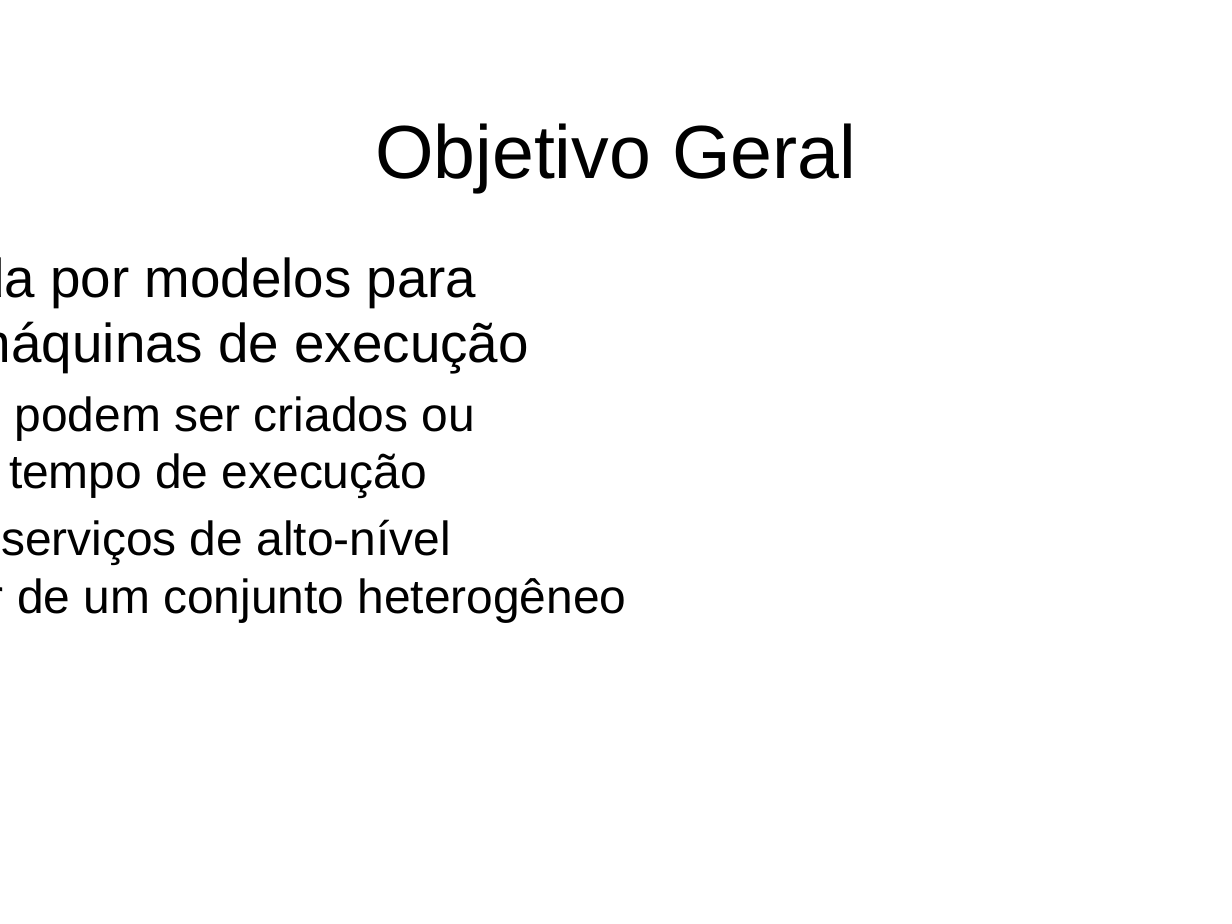
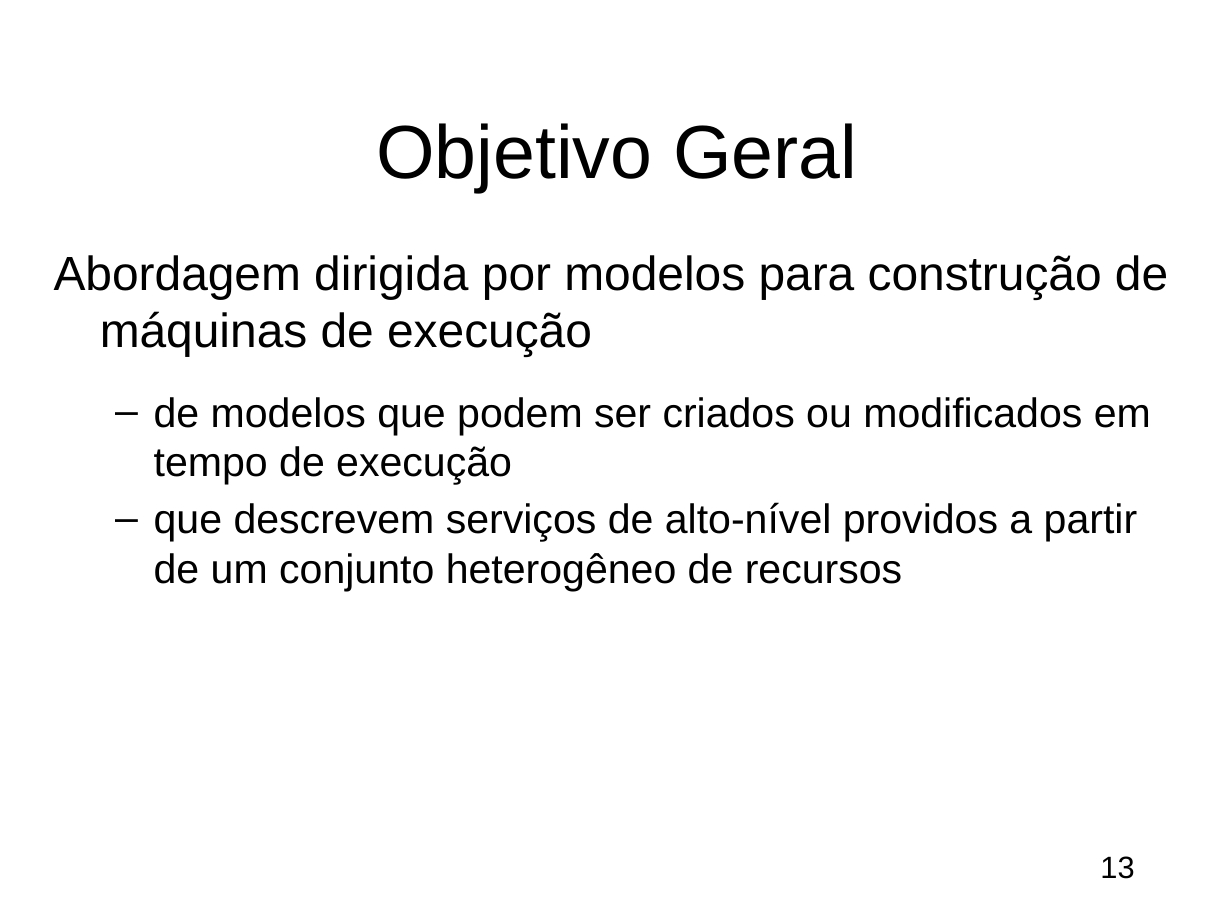
Before and after one commit to gcms/ncb, a slide deck: slide 13 of dissertacao/ApresentacaoGustavo.pptx (slide 9 before the commit). Drawn at 1232x924 pixels with LibreOffice and Linux fonts; fonts in the diff are those of the drawing; background and template pictures are left out. Boxes give left, top, right and bottom in pixels: in the first picture for what was removed or moved away, otherwise in the second. Text is boxed around its words. In the diff, an @@ line names an element or a change of style, - is before the commit and + after.

```diff
--- a/dissertacao/ApresentacaoGustavo.pptx
+++ b/dissertacao/ApresentacaoGustavo.pptx
@@ text "Abordagem dirigida por modelos para ...": place and size @@
-text "Abordagem dirigida por modelos para ..." at (0,257,627,622)
+text "Abordagem dirigida por modelos para ..." at (54,255,1168,591)
@@ text "Abordagem dirigida por modelos para ..." at (54,255,1168,591): size 32 to 28 pt in "Abordagem dirigida por modelos para construção de ..."; size 28 to 24 pt in "de modelos que podem ser criados ou ...", "que descrevem serviços de alto-nível providos a ..."; more space between paragraphs @@
@@ page number added at (1100,856,1134,879), 18 pt, text #000000 @@
+13
```
Also in this commit, not shown: 23 other slides changed, 96 slides added, 15 slides removed, 2 other files.
